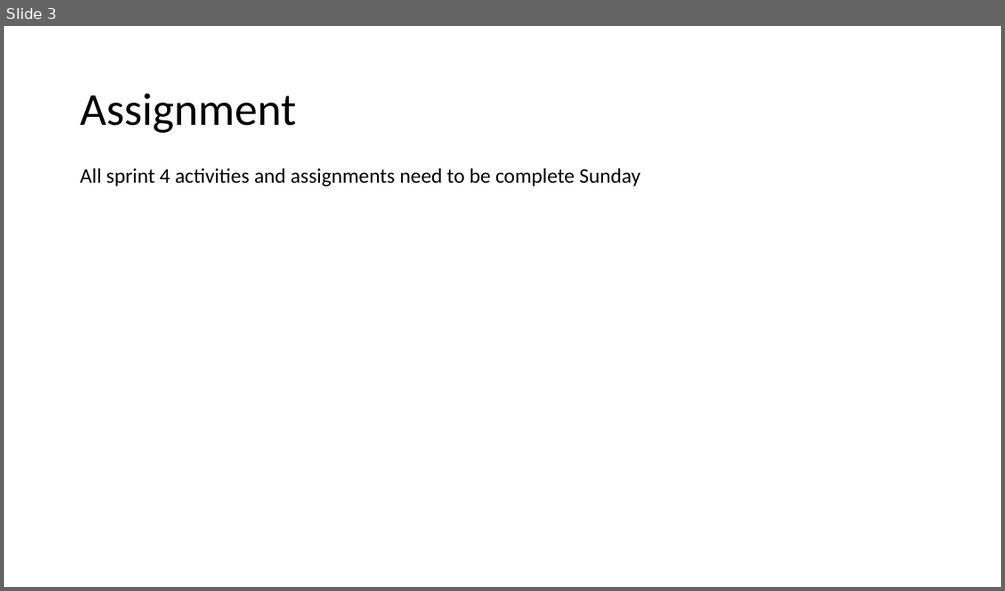
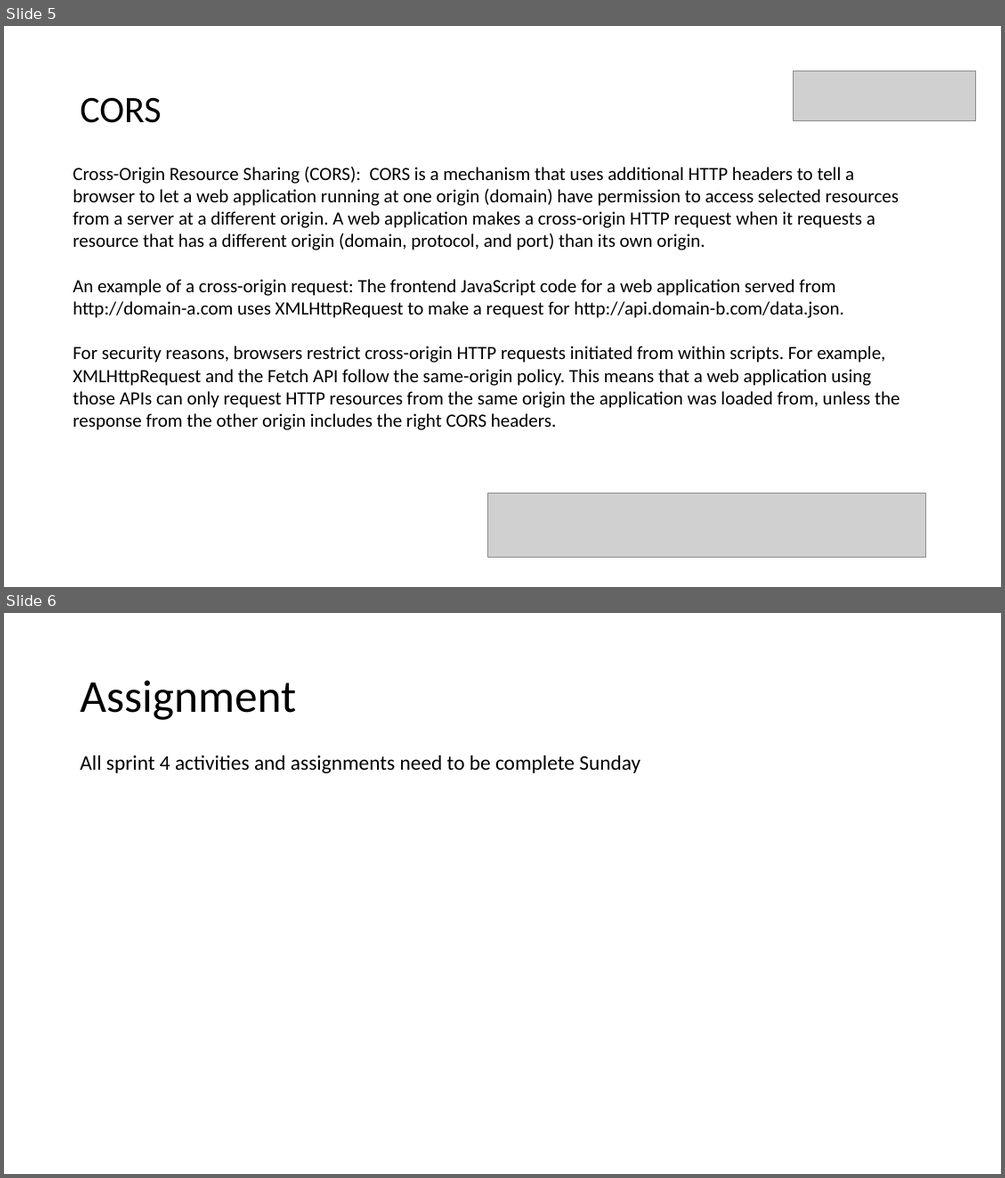
Before and after one commit to EricJPogue/CPSC-24500, a slide deck: lecture-slides/2019-10-21-oop.pptx. Shown one above the other, each under a label of ours: slide 3 before the commit, slides 5 and 6 after it. The pictures are 1005x591 and 1005x1178 pixels, drawn with LibreOffice and Linux fonts; fonts in the diff are those of the drawing; grey boxes stand for pictures. Boxes give left, top, right and bottom in pixels: in the first picture for what was removed or moved away, otherwise in the second. Text is boxed around its words. In the diff, an @@ line names an element or a change of style, - is before the commit and + after.

```diff
--- a/lecture-slides/2019-10-21-oop.pptx
+++ b/lecture-slides/2019-10-21-oop.pptx
@@ slide 5 added at <box>4,26,1001,587</box>, background #FFFFFF @@
@@ picture added at <box>793,70,976,121</box> @@
@@ title added at <box>80,97,161,123</box>, 36 pt, text #000000 @@
+CORS
@@ text added at <box>73,167,899,430</box>, 18 pt, text #000000 @@
+Cross-Origin Resource Sharing (CORS): CORS is a mechanism that uses additional HTTP headers to tell a browser to let a web application running at one origin (domain) have permission to access selected resources from a server at a different origin. A web application makes a cross-origin HTTP request when it requests a resource that has a different origin (domain, protocol, and port) than its own origin.
+An example of a cross-origin request: The frontend JavaScript code for a web application served from http://domain-a.com uses XMLHttpRequest to make a request for http://api.domain-b.com/data.json.
+For security reasons, browsers restrict cross-origin HTTP requests initiated from within scripts. For example, XMLHttpRequest and the Fetch API follow the same-origin policy. This means that a web application using those APIs can only request HTTP resources from the same origin the application was loaded from, unless the response from the other origin includes the right CORS headers.
@@ picture added at <box>488,492,925,557</box> @@
@@ what was slide 3 is now slide 6 @@
```
Also in this commit, not shown: 3 slides changed, 6 other slides added.
